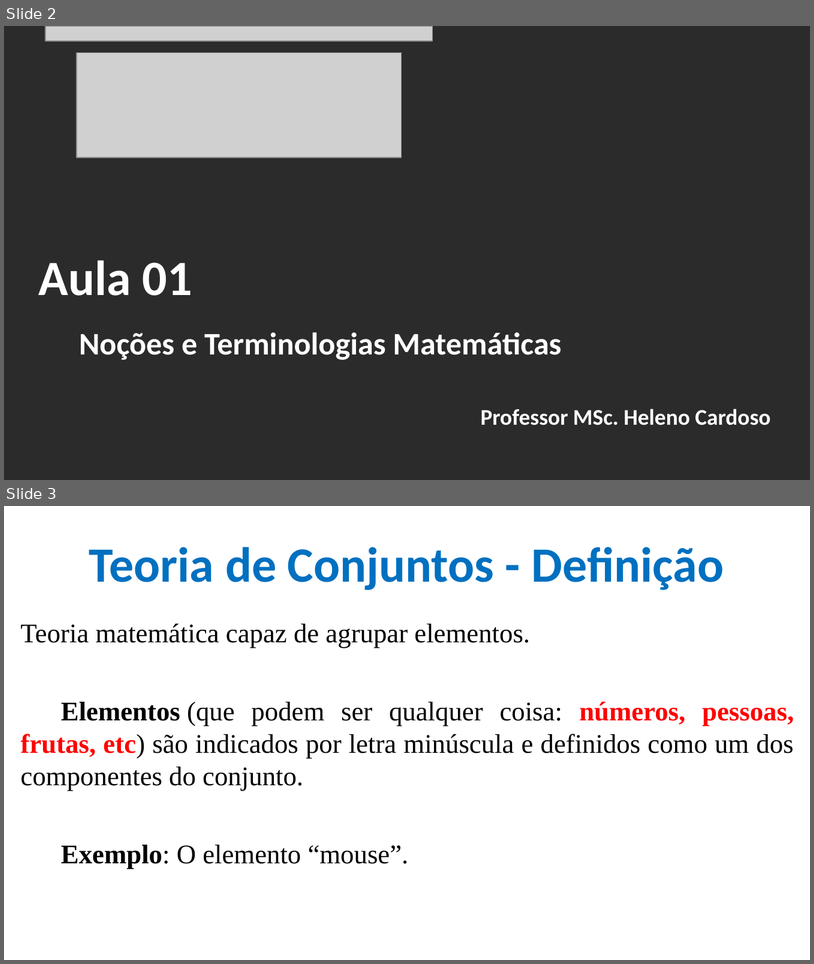
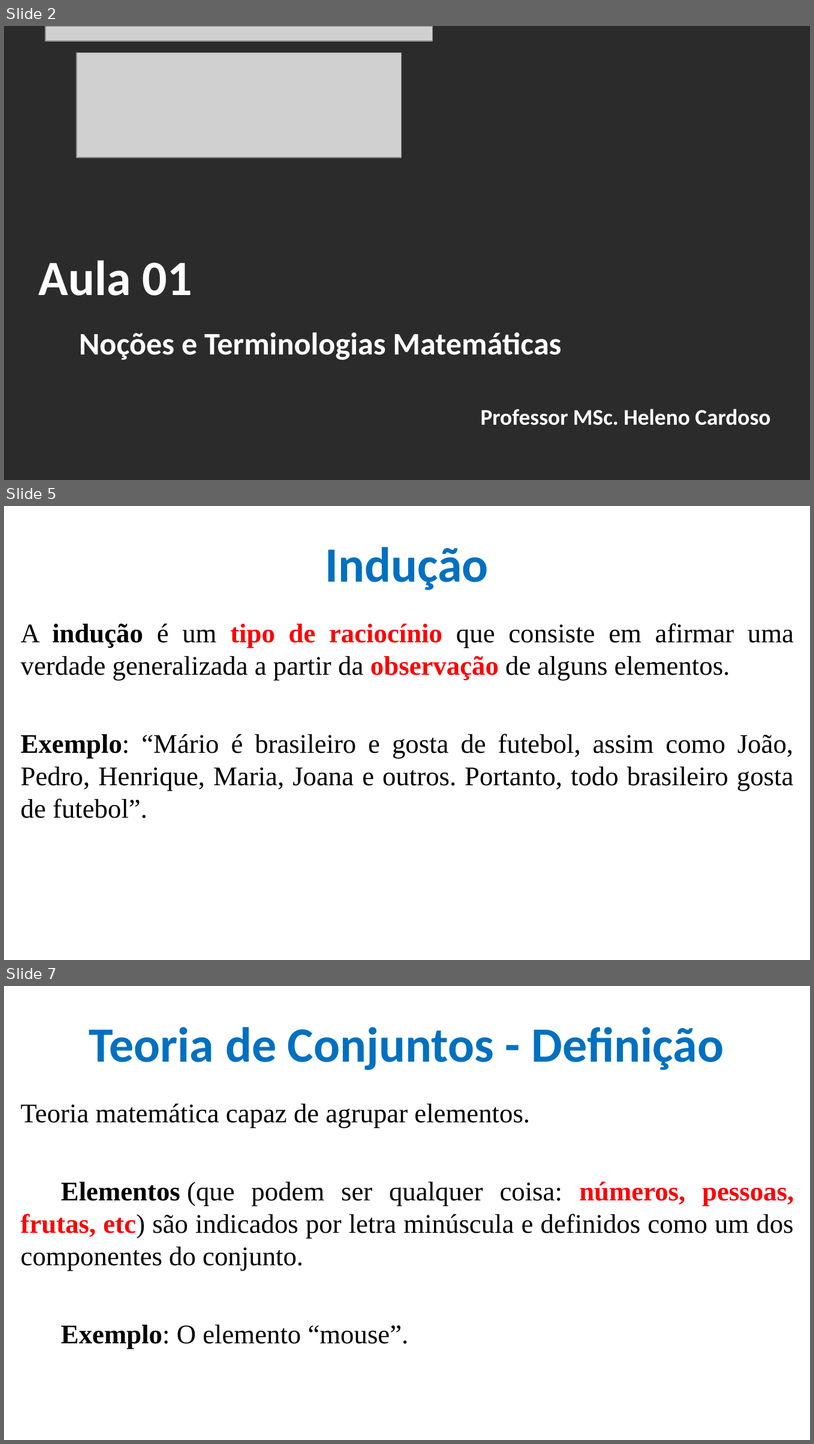
Before and after one commit to CloudEducationBrazil/WydenTeoriaCompiladores, a slide deck: 01 Classes/Aula 01 Teoria de Compiladores - Noções e Terminologias Matemáticas.pptx. Shown one above the other, each under a label of ours: slides 2 and 3 before the commit, slides 2, 5 and 7 after it; the slides between them are not shown. The pictures are 814x964 and 814x1444 pixels, drawn with LibreOffice and Linux fonts; fonts in the diff are those of the drawing; grey boxes stand for pictures; background and template pictures are left out; a plain dark background stands for a picture behind light text. Boxes give left, top, right and bottom in pixels: in the first picture for what was removed or moved away, otherwise in the second. Text is boxed around its words. In the diff, an @@ line names an element or a change of style, - is before the commit and + after.

```diff
--- a/01 Classes/Aula 01 Teoria de Compiladores - Noções e Terminologias Matemáticas.pptx
+++ b/01 Classes/Aula 01 Teoria de Compiladores - Noções e Terminologias Matemáticas.pptx
@@ slide 5 added at bbox=[4, 506, 810, 960], background picture (left out) @@
@@ title added at bbox=[325, 547, 488, 590], 44 pt, text #0070C0, bold @@
+Indução
@@ text added at bbox=[21, 623, 794, 818], 24 pt, text #000000 @@
+A indução é um tipo de raciocínio que consiste em afirmar uma verdade generalizada a partir da observação de alguns elementos.
+Exemplo: “Mário é brasileiro e gosta de futebol, assim como João, Pedro, Henrique, Maria, Joana e outros. Portanto, todo brasileiro gosta de futebol”.
@@ what was slide 3 is now slide 7 @@
```
Also in this commit, not shown: 3 other slides added.
